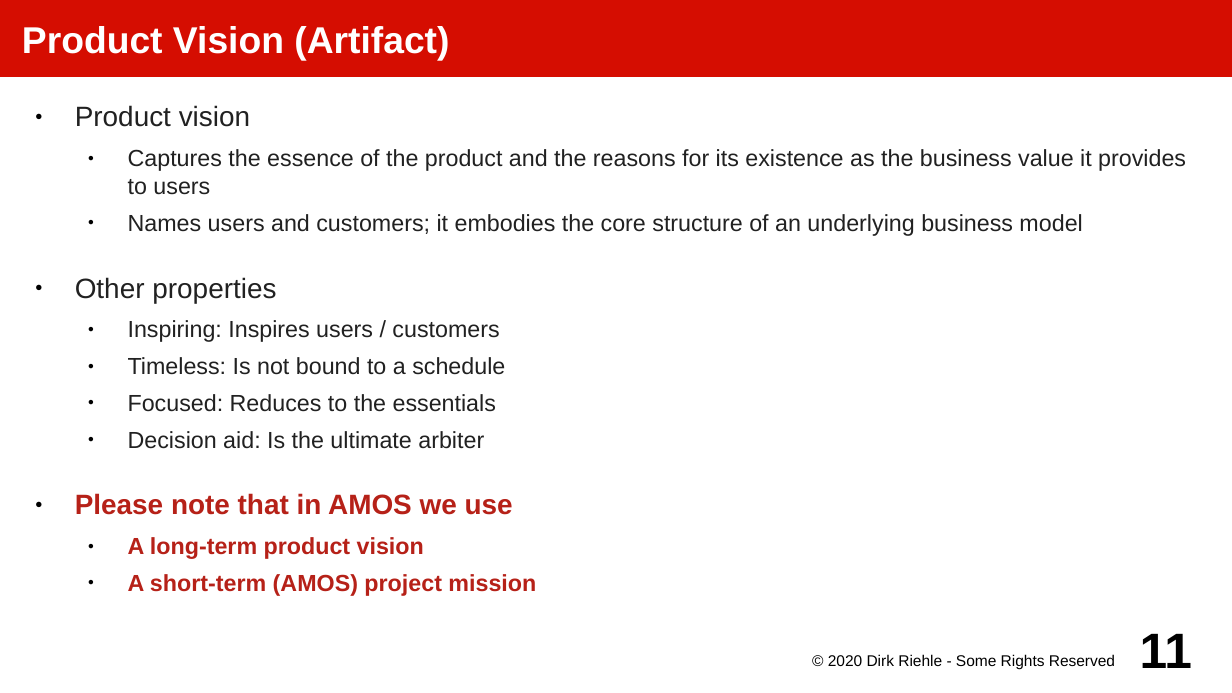
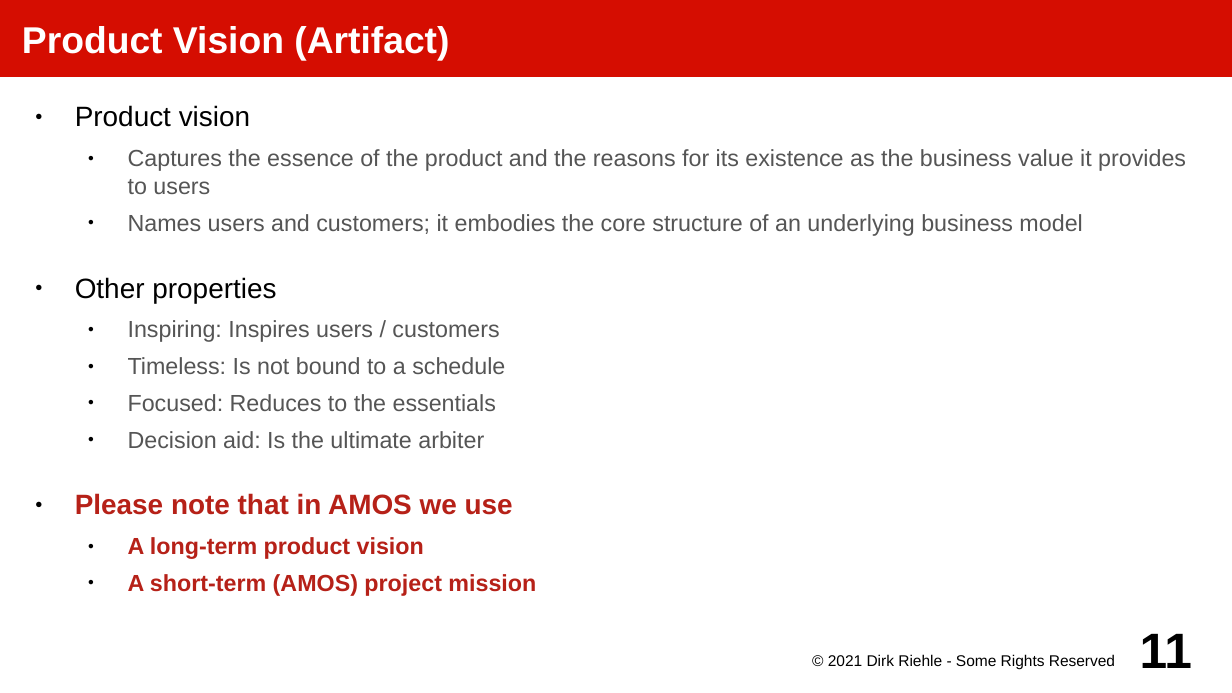
Before and after one commit to dirkriehle/amos-course, a slide deck: slide 11 of Lecture slides/AMOS D01 - Product Management.odp. Drawn at 1232x693 pixels with LibreOffice and Linux fonts; fonts in the diff are those of the drawing. Boxes give left, top, right and bottom in pixels: in the first picture for what was removed or moved away, otherwise in the second. Text is boxed around its words. In the diff, an @@ line names an element or a change of style, - is before the commit and + after.

```diff
--- a/Lecture slides/AMOS D01 - Product Management.odp
+++ b/Lecture slides/AMOS D01 - Product Management.odp
@@ text at [75,105,1186,448]: text colour #212121 to #000000 in "Product vision", "Other properties"; text colour #212121 to #555555 in "Captures the essence of the product and ...", "Names users and customers; it embodies the ...", "Inspiring: Inspires users / customers", "Timeless: Is not bound to a schedule" and 2 more places @@
@@ text at [828,654,1115,670]: text changed @@
-© 2020 Dirk Riehle - Some Rights Reserved
+© 2021 Dirk Riehle - Some Rights Reserved
```
Also in this commit, not shown: 53 other slides changed, 29 other files.
